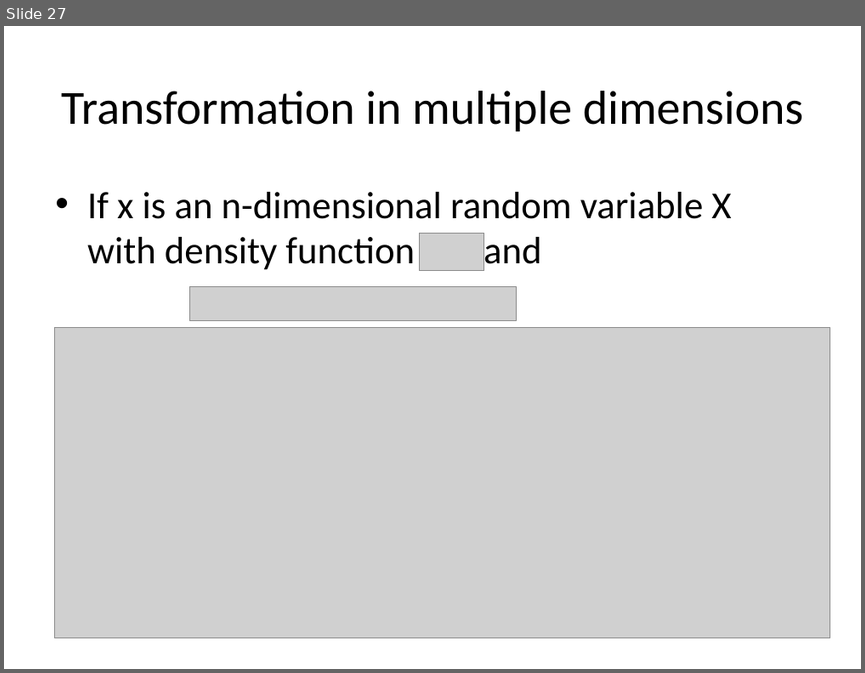
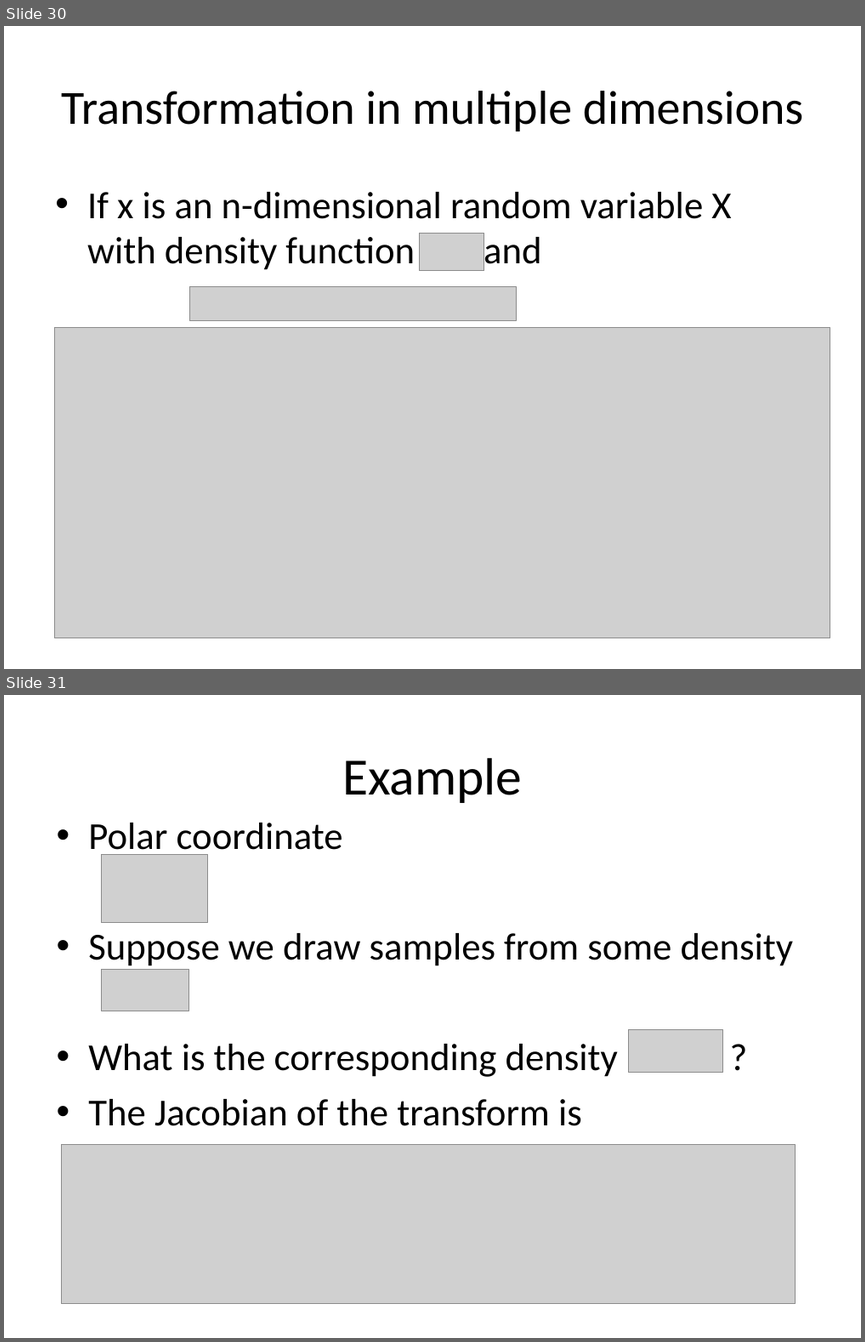
Before and after one commit to ianslayer/gpu_course, a slide deck: course_ppt/MonteCarlo2.ppt. Shown one above the other, each under a label of ours: slide 27 before the commit, slides 30 and 31 after it. The pictures are 865x673 and 865x1342 pixels, drawn with LibreOffice and Linux fonts; fonts in the diff are those of the drawing; grey boxes stand for pictures. Boxes give left, top, right and bottom in pixels: in the first picture for what was removed or moved away, otherwise in the second. Text is boxed around its words. In the diff, an @@ line names an element or a change of style, - is before the commit and + after.

```diff
--- a/course_ppt/MonteCarlo2.ppt
+++ b/course_ppt/MonteCarlo2.ppt
@@ slide 31 added at box(4, 695, 861, 1338), background #FFFFFF @@
@@ title added at box(342, 758, 522, 803), 44 pt, text #000000 @@
+Example
@@ text added at box(88, 823, 793, 1126), 32 pt, text #000000 @@
+• Polar coordinate
+• Suppose we draw samples from some density
+• What is the corresponding density ?
+• The Jacobian of the transform is
@@ picture added at box(102, 854, 207, 922) @@
@@ picture added at box(102, 970, 189, 1011) @@
@@ picture added at box(628, 1030, 723, 1072) @@
@@ picture added at box(62, 1145, 795, 1304) @@
@@ what was slide 27 is now slide 30 @@
```
Also in this commit, not shown: 4 slides changed, 3 other slides added, 7 other files.
